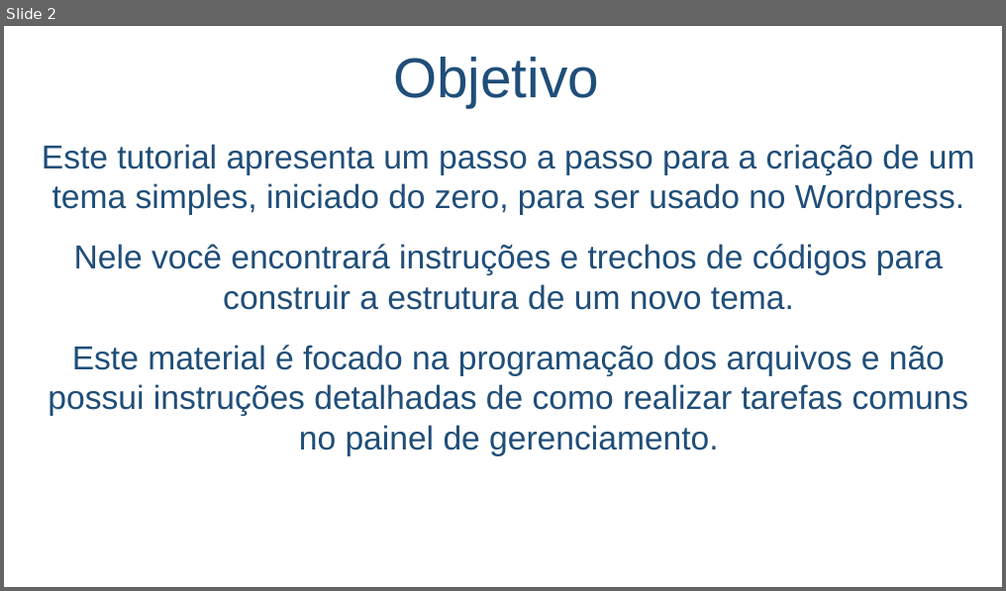
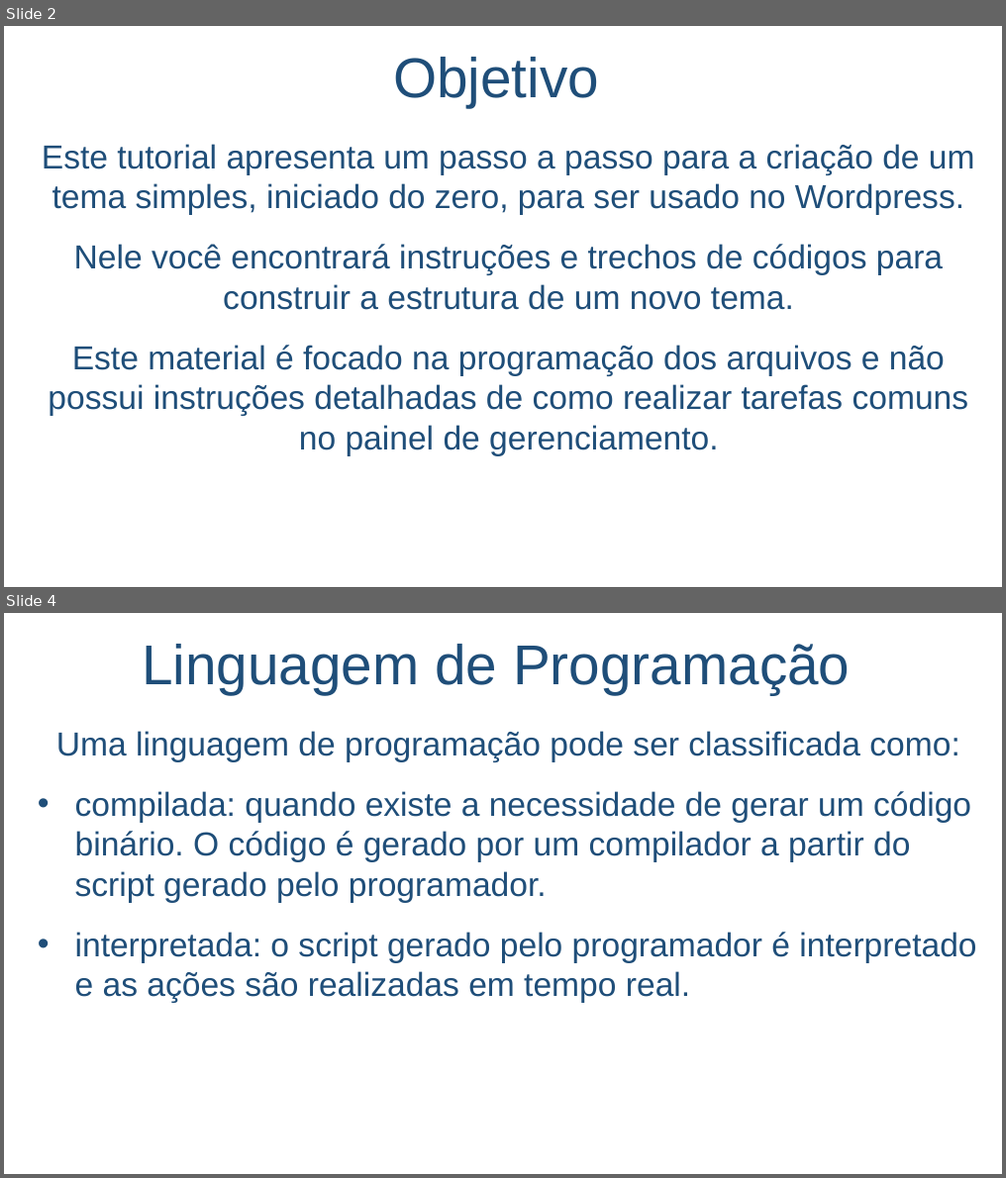
Before and after one commit to salmo-jr/public-slides, a slide deck: javascript-introducao.pptx. Shown one above the other, each under a label of ours: slide 2 before the commit, slides 2 and 4 after it; the slides between them are not shown. The pictures are 1006x591 and 1006x1178 pixels, drawn with LibreOffice and Linux fonts; fonts in the diff are those of the drawing; background and template pictures are left out. Boxes give left, top, right and bottom in pixels: in the first picture for what was removed or moved away, otherwise in the second. Text is boxed around its words. In the diff, an @@ line names an element or a change of style, - is before the commit and + after.

```diff
--- a/javascript-introducao.pptx
+++ b/javascript-introducao.pptx
@@ slide 4 added at <box>4,613,1002,1174</box>, background picture (left out) @@
@@ title added at <box>142,644,849,694</box>, 54 pt, text #1F4E79 @@
+Linguagem de Programação
@@ text added at <box>56,731,976,1003</box>, 32 pt, text #1F4E79 @@
+Uma linguagem de programação pode ser classificada como:
+• compilada: quando existe a necessidade de gerar um código binário. O código é gerado por um compilador a partir do script gerado pelo programador.
+• interpretada: o script gerado pelo programador é interpretado e as ações são realizadas em tempo real.
```
Also in this commit, not shown: 3 slides changed, 7 other slides added, 43 slides removed.
